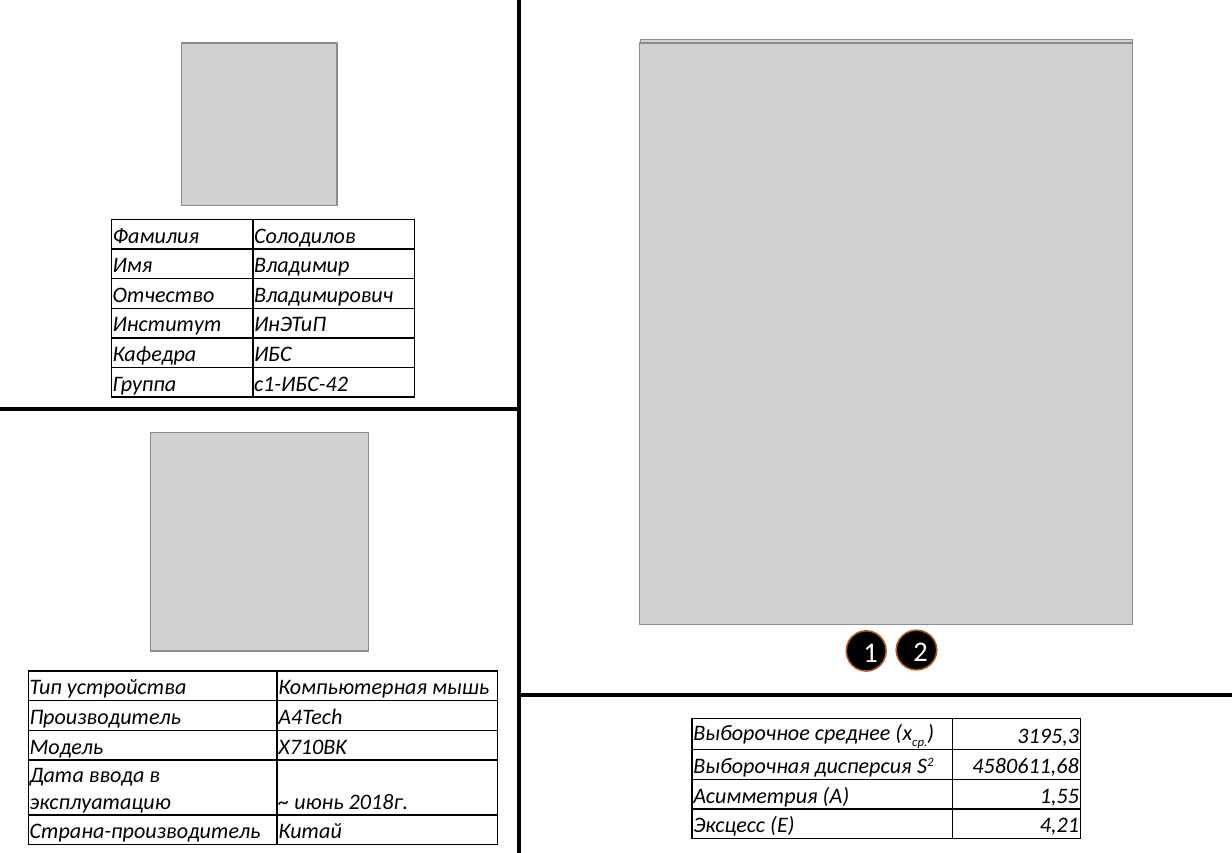
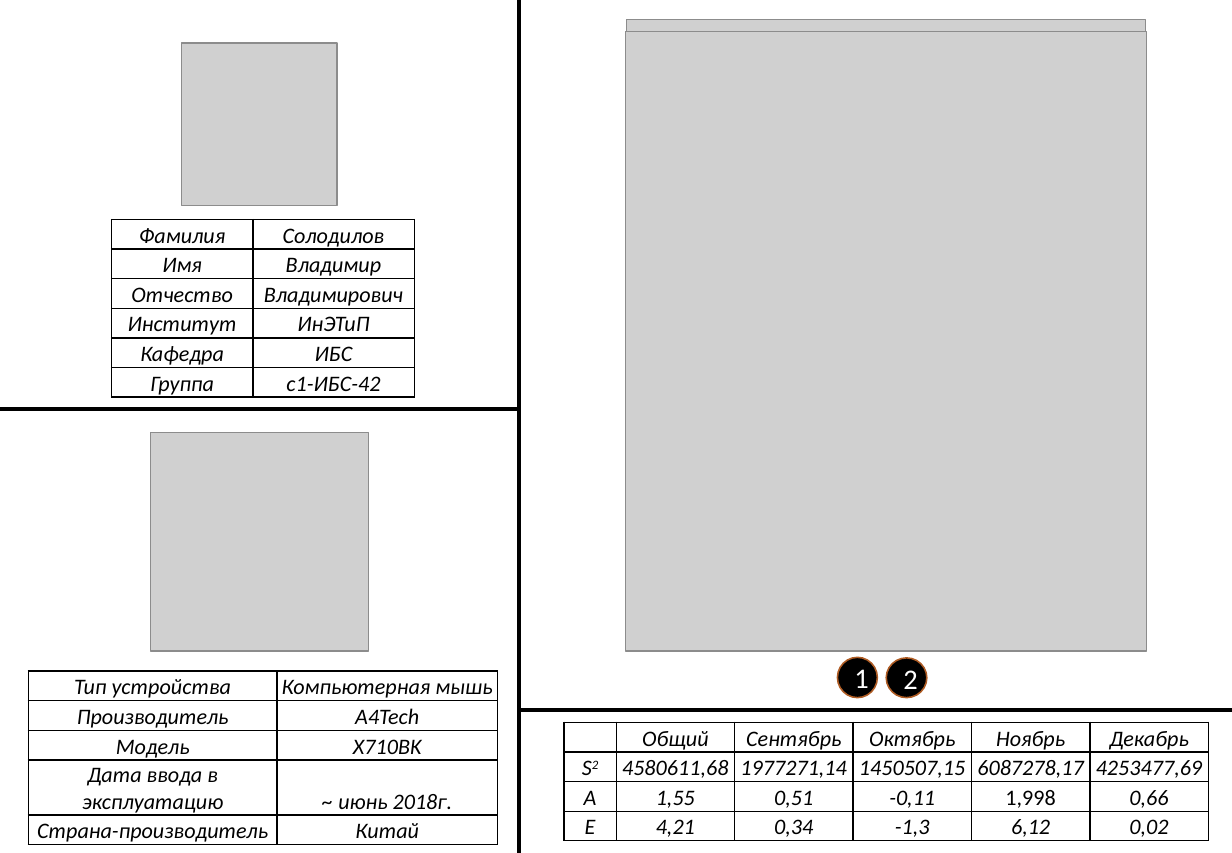
Before and after one commit to VladimirSolodilov/Programming, a slide deck: slide 1 of DashBoard_СолодиловВВ_PT.pptx. Drawn at 1232x853 pixels with LibreOffice and Linux fonts; fonts in the diff are those of the drawing; grey boxes stand for pictures. Boxes give left, top, right and bottom in pixels: in the first picture for what was removed or moved away, otherwise in the second. Text is boxed around its words. In the diff, an @@ line names an element or a change of style, - is before the commit and + after.

```diff
--- a/DashBoard_СолодиловВВ_PT.pptx
+++ b/DashBoard_СолодиловВВ_PT.pptx
@@ picture resized from (x1=640, y1=40, x2=1133, y2=620) to (x1=627, y1=19, x2=1146, y2=650) @@
@@ picture resized from (x1=640, y1=43, x2=1133, y2=625) to (x1=626, y1=32, x2=1147, y2=652) @@
@@ table at (x1=111, y1=220, x2=414, y2=401) @@
@@ alignment left to centre @@
@@ ellipse "1" moved from (x1=846, y1=631, x2=886, y2=671) to (x1=837, y1=658, x2=877, y2=697) @@
@@ ellipse "2" moved from (x1=896, y1=630, x2=937, y2=670) to (x1=886, y1=658, x2=927, y2=697) @@
@@ table at (x1=28, y1=671, x2=498, y2=849) @@
@@ alignment left to centre @@
@@ line moved from (519, 695) - (1232, 695) to (519, 710) - (1232, 710) @@
@@ table at (x1=564, y1=722, x2=1208, y2=845) @@
-column 1: Выборочное среднее (xср.) | Выборочная дисперсия S2 | Асимметрия (A) | Эксцесс (E)
-column 2: 3195,3 | 4580611,68 | 1,55 | 4,21
+column 1:  | S2 | A | E
+column 2: Общий | 4580611,68 | 1,55 | 4,21
+column 3: Сентябрь | 1977271,14 | 0,51 | 0,34
+column 4: Октябрь | 1450507,15 | -0,11 | -1,3
+column 5: Ноябрь | 6087278,17 | 1,998 | 6,12
+column 6: Декабрь | 4253477,69 | 0,66 | 0,02
@@ table resized from (x1=693, y1=719, x2=1081, y2=843) to (x1=564, y1=722, x2=1208, y2=845) @@
```
Also in this commit, not shown: 1 slide added, 2 other files.
